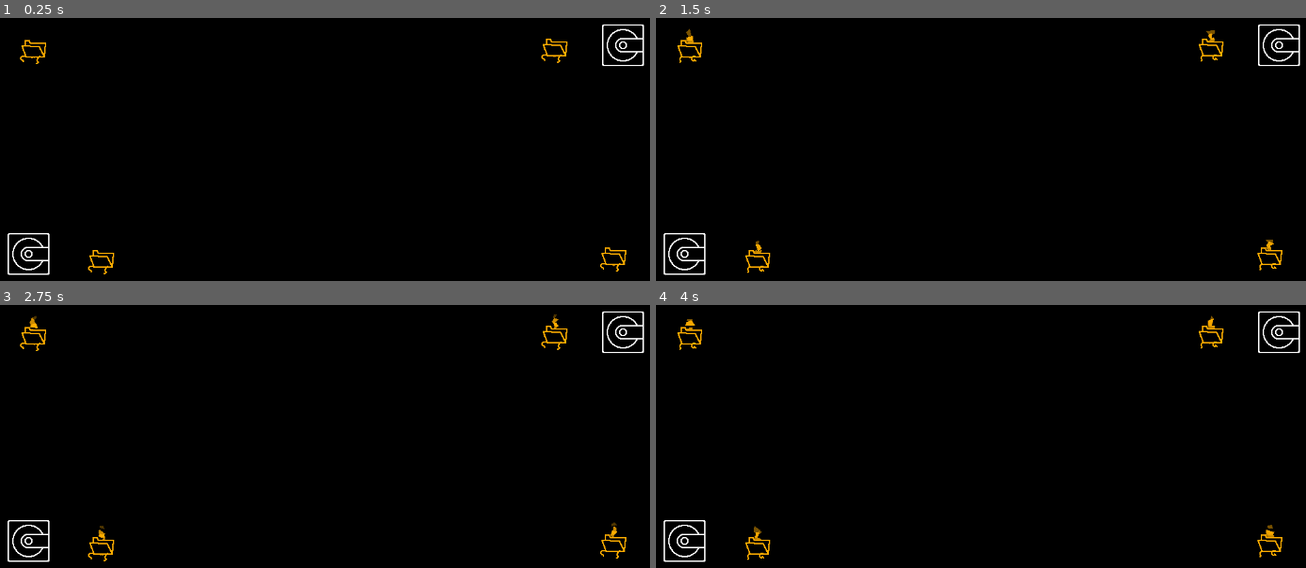
Above: before the commit, frames 1-4 (two rows, left to right).
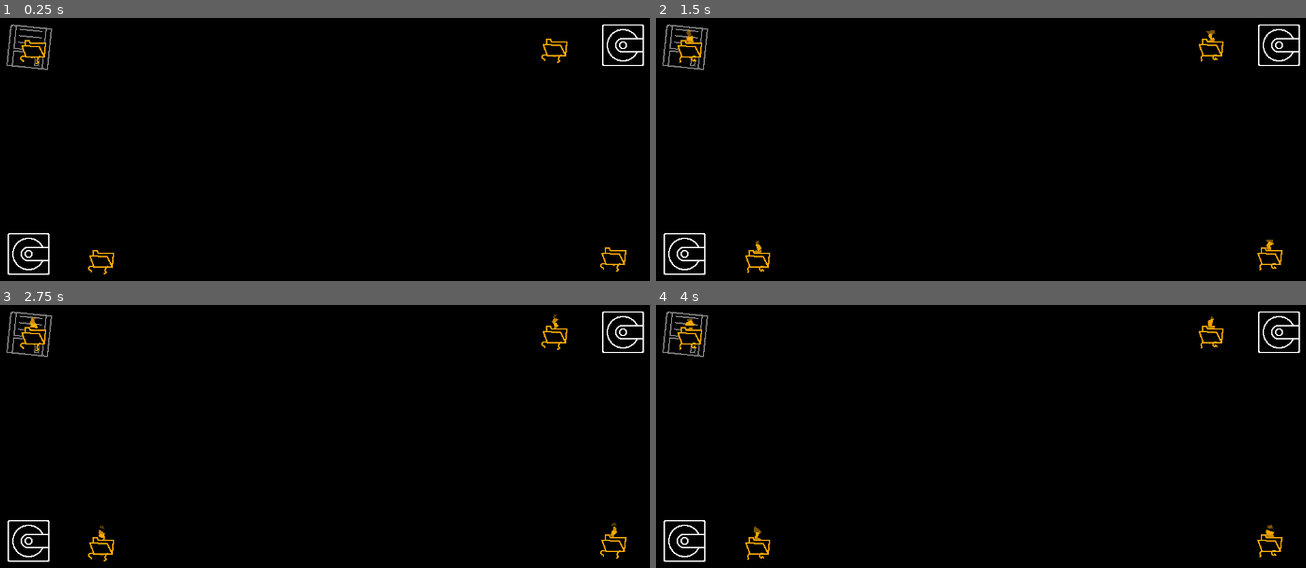
Above: after the commit, the same moments.

Repository: SomeSortOfSam/Hardest_Drive
Game: Godot game, scene res://scenes/level_1.tscn
Same seed, same stepped clock (60 frames per second), same inputs: the game is played once before the commit and once after it. This scene is started directly instead of the project's main scene. Sound files missing from this copy of the repository are replaced by a short silence.
Inputs (mouse positions are in pixels of both pictures, inside the frame that each line leads up to):
- Up to frame 1 (0.25 s): no input
- Up to frame 2 (1.5 s): move the mouse to (1156, 141) at 0.52 s; hold D (player_right) 0.53-1.28 s; click (1156, 141) at 0.67 s; move the mouse to (838, 183) at 1.27 s; hold S (player_down) from 1.28 s (still down)
- Up to frame 3 (2.75 s): move the mouse to (409, 357) at 2.02 s; release S (player_down) at 2.03 s; hold D (player_right) from 2.03 s (still down)
- Up to frame 4 (4 s): move the mouse to (948, 533) at 2.77 s; release D (player_right) at 2.78 s; hold W (player_up) 2.78-3.53 s; click (948, 533) at 2.92 s; move the mouse to (1215, 512) at 3.52 s; hold A (player_left) from 3.53 s (still down)

The runs differ from the first frame. In frame 1, 0.3% of the frame differs, in the area x 1-9%, y 2-20%; in frame 2, 0.3%; in frame 3, 0.3%; in frame 4, 0.3%.
Error in both runs: Invalid access to property or key 'global_position' on a base object of type 'null instance'. (res://scripts/enemy.gd:32)

Commit message:
added dud box

Diff:
--- /dev/null
+++ b/scenes/box_dud.gd
@@ -0,0 +1,9 @@
+extends "res://scenes/grapple_point.gd"
+
+func _on_player_pull_requested(_direction,player):
+	pass
+
+func _on_player_harpoon_hit(player):
+	animator.play("HitShine")
+	await animator.animation_finished
+	player.stop_harpoon()
--- /dev/null
+++ b/scenes/box_dud.tscn
@@ -0,0 +1,103 @@
+[gd_scene load_steps=7 format=3 uid="uid://di5sngvkb16tw"]
+
+[ext_resource type="Script" path="res://scenes/box_dud.gd" id="1_i6gn4"]
+[ext_resource type="Texture2D" uid="uid://co86w7vta4mm1" path="res://assets/disk_dud.png" id="2_dbcjl"]
+
+[sub_resource type="RectangleShape2D" id="RectangleShape2D_po2po"]
+size = Vector2(65, 63)
+
+[sub_resource type="Animation" id="Animation_vd7va"]
+resource_name = "HitShine"
+length = 0.3
+tracks/0/type = "bezier"
+tracks/0/imported = false
+tracks/0/enabled = true
+tracks/0/path = NodePath("Sprite2D:scale:x")
+tracks/0/interp = 1
+tracks/0/loop_wrap = true
+tracks/0/keys = {
+"handle_modes": PackedInt32Array(0, 0),
+"points": PackedFloat32Array(0.9, -0.25, 0, 0.25, 0, 1, -0.25, 0, 0.25, 0),
+"times": PackedFloat32Array(0, 0.3)
+}
+tracks/1/type = "bezier"
+tracks/1/imported = false
+tracks/1/enabled = true
+tracks/1/path = NodePath("Sprite2D:scale:y")
+tracks/1/interp = 1
+tracks/1/loop_wrap = true
+tracks/1/keys = {
+"handle_modes": PackedInt32Array(0, 0),
+"points": PackedFloat32Array(0.9, -0.25, 0, 0.25, 0, 1, -0.25, 0, 0.25, 0),
+"times": PackedFloat32Array(0, 0.3)
+}
+tracks/2/type = "bezier"
+tracks/2/imported = false
+tracks/2/enabled = true
+tracks/2/path = NodePath("Sprite2D:rotation")
+tracks/2/interp = 1
+tracks/2/loop_wrap = true
+tracks/2/keys = {
+"handle_modes": PackedInt32Array(0, 0, 0),
+"points": PackedFloat32Array(0.1, -0.25, 0, 0.25, 0, -0.1, -0.25, 0, 0.25, 0, -0.000811401, -0.1, 0.210392, 0.25, 0),
+"times": PackedFloat32Array(0, 0.1, 0.3)
+}
+
+[sub_resource type="Animation" id="Animation_16iyg"]
+resource_name = "RESET"
+tracks/0/type = "bezier"
+tracks/0/imported = false
+tracks/0/enabled = true
+tracks/0/path = NodePath("Sprite2D:scale:x")
+tracks/0/interp = 1
+tracks/0/loop_wrap = true
+tracks/0/keys = {
+"handle_modes": PackedInt32Array(0),
+"points": PackedFloat32Array(1, -0.25, 0, 0.25, 0),
+"times": PackedFloat32Array(0)
+}
+tracks/1/type = "bezier"
+tracks/1/imported = false
+tracks/1/enabled = true
+tracks/1/path = NodePath("Sprite2D:scale:y")
+tracks/1/interp = 1
+tracks/1/loop_wrap = true
+tracks/1/keys = {
+"handle_modes": PackedInt32Array(0),
+"points": PackedFloat32Array(1, -0.25, 0, 0.25, 0),
+"times": PackedFloat32Array(0)
+}
+
+[sub_resource type="AnimationLibrary" id="AnimationLibrary_w06r8"]
+_data = {
+"HitShine": SubResource("Animation_vd7va"),
+"RESET": SubResource("Animation_16iyg")
+}
+
+[node name="Box" type="StaticBody2D"]
+modulate = Color(0.521569, 0.521569, 0.521569, 1)
+y_sort_enabled = true
+texture_filter = 1
+position = Vector2(18, -100)
+collision_layer = 32
+collision_mask = 0
+script = ExtResource("1_i6gn4")
+metadata/_edit_group_ = true
+
+[node name="CollisionShape2D" type="CollisionShape2D" parent="."]
+position = Vector2(-0.5, -0.5)
+shape = SubResource("RectangleShape2D_po2po")
+
+[node name="NavigationObstacle2D" type="NavigationObstacle2D" parent="."]
+
+[node name="Sprite2D" type="Sprite2D" parent="."]
+z_index = -1
+y_sort_enabled = true
+rotation = 0.1
+texture = ExtResource("2_dbcjl")
+
+[node name="AnimationPlayer" type="AnimationPlayer" parent="."]
+speed_scale = 1.5
+libraries = {
+"": SubResource("AnimationLibrary_w06r8")
+}
--- a/scenes/grapple_point.gd
+++ b/scenes/grapple_point.gd
@@ -2,5 +2,5 @@
 
 @onready var animator :AnimationPlayer = $AnimationPlayer
 
-func _on_player_pull_requested(_direction):
+func _on_player_pull_requested(_direction,_player):
 	animator.play("HitShine")
--- a/scenes/level_1.tscn
+++ b/scenes/level_1.tscn
@@ -1,7 +1,8 @@
-[gd_scene load_steps=3 format=3 uid="uid://csup02ayx0psy"]
+[gd_scene load_steps=4 format=3 uid="uid://bwdutwl4s14vy"]
 
-[ext_resource type="PackedScene" uid="uid://bvgvlx34lnx5l" path="res://scenes/box.tscn" id="1_eynvn"]
-[ext_resource type="PackedScene" uid="uid://cm2ey8fk0fl14" path="res://scenes/enemy_spawner.tscn" id="2_wdhan"]
+[ext_resource type="PackedScene" uid="uid://bkrf8g5mfr2am" path="res://scenes/box.tscn" id="1_eynvn"]
+[ext_resource type="PackedScene" uid="uid://by0lpoywb56mx" path="res://scenes/enemy_spawner.tscn" id="2_wdhan"]
+[ext_resource type="PackedScene" uid="uid://di5sngvkb16tw" path="res://scenes/box_dud.tscn" id="3_00ogs"]
 
 [node name="Level1" type="Node2D"]
 
@@ -22,3 +23,6 @@
 
 [node name="EnemySpawner4" parent="." instance=ExtResource("2_wdhan")]
 position = Vector2(916, 148)
+
+[node name="Box3" parent="." instance=ExtResource("3_00ogs")]
+position = Vector2(111, 147)
--- a/scripts/LetterboxCollider.gd
+++ b/scripts/LetterboxCollider.gd
@@ -2,5 +2,5 @@
 
 signal player_pull_requested(direction : float)
 
-func _on_player_pull_requested(direction : float):
+func _on_player_pull_requested(direction : float, _player):
 	player_pull_requested.emit(direction)
--- a/scripts/player.gd
+++ b/scripts/player.gd
@@ -34,7 +34,7 @@
 var last_safe_position : Vector2
 var pull_succsedded := true
 
-signal pull_requested(direction : float)
+signal pull_requested(direction : float, player)
 signal reset_position_requested
 signal screen_reset
 
@@ -109,6 +109,8 @@
 	harpoon_tween = create_tween()
 	harpoon_tween.tween_method(func(percent : float): chain.points[0] = lerp(Vector2.ZERO,to_local(target), percent),0,1,.15)
 	harpoon_tween.tween_callback(add_hit_fx)
+	if ray_cast.get_collider().has_method("_on_player_harpoon_hit"):
+		harpoon_tween.tween_callback(ray_cast.get_collider()._on_player_harpoon_hit.bind(self))
 	harpoon_tween.tween_callback(while_harpoon_out.bind(target))
 
 func switch_track(new_track : AudioStream):
@@ -162,8 +164,9 @@
 	stop_harpoon()
 
 func pull_harpoon():
-	pull_requested.emit(harpoon_direction)
+	pull_requested.emit(harpoon_direction, self)
 	if pull_succsedded:
+		print(harpoon_target)
 		if pullable:
 			create_pull_harpoon_tween()
 		else:
@@ -234,7 +237,7 @@
 func _on_tutorial_player_reset_screen_enabled():
 	can_reset_screen = true
 
-func _on_letterbox_collider_player_pull_requested(direction):
+func _on_letterbox_collider_player_pull_requested(_direction):
 	pullable = true
 
 func _on_gamplay_pull_failed():
Binary file added: assets/disk_dud.png
Not shown, added: assets/disk_dud.png.import
Not shown: 1 places in scenes/gamplay.tscn that only renumber resources
